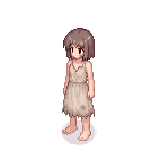
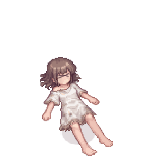
Layers edited between the first and the second 156 x 156 image:
added group "Dead" with 2 layers above "Idle" over [40, 57, 113, 156]
added layer "SE" in group "Dead" over [40, 57, 113, 156]
hid "Idle SW", moved it into group "Idle", painted on it over [62, 28, 95, 141]